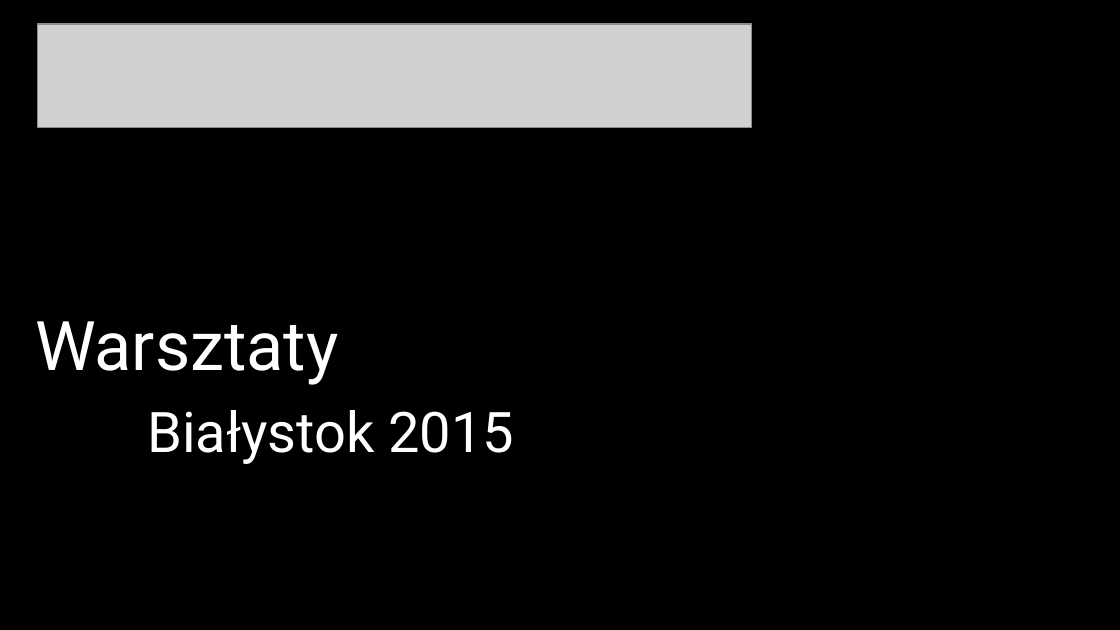
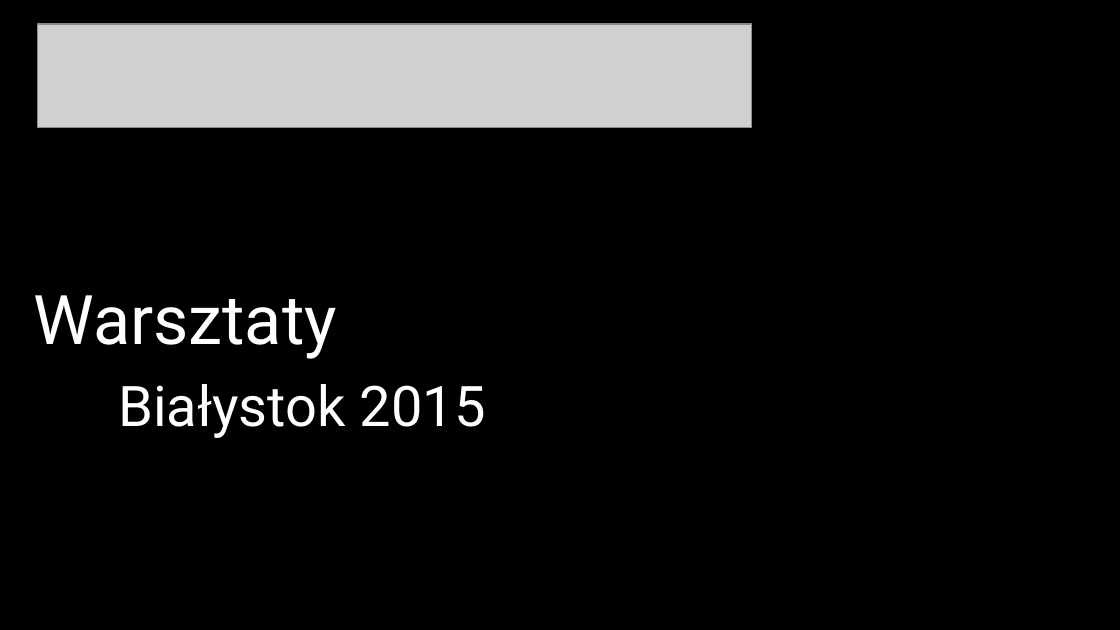
Before and after one commit to ppmazurGU/workshops_Bialystok, a slide deck: slide 2 of docs/Workshops_BS01.pptx. Drawn at 1120x630 pixels with LibreOffice and Linux fonts; fonts in the diff are those of the drawing; grey boxes stand for pictures; background and template pictures are left out. Boxes give left, top, right and bottom in pixels: in the first picture for what was removed or moved away, otherwise in the second. Text is boxed around its words. In the diff, an @@ line names an element or a change of style, - is before the commit and + after.

```diff
--- a/docs/Workshops_BS01.pptx
+++ b/docs/Workshops_BS01.pptx
@@ text "Warsztaty" rewrapped from box(35, 321, 514, 464) to box(33, 295, 486, 438) @@
```
Also in this commit, not shown: 8 other slides changed, 1 other file.
